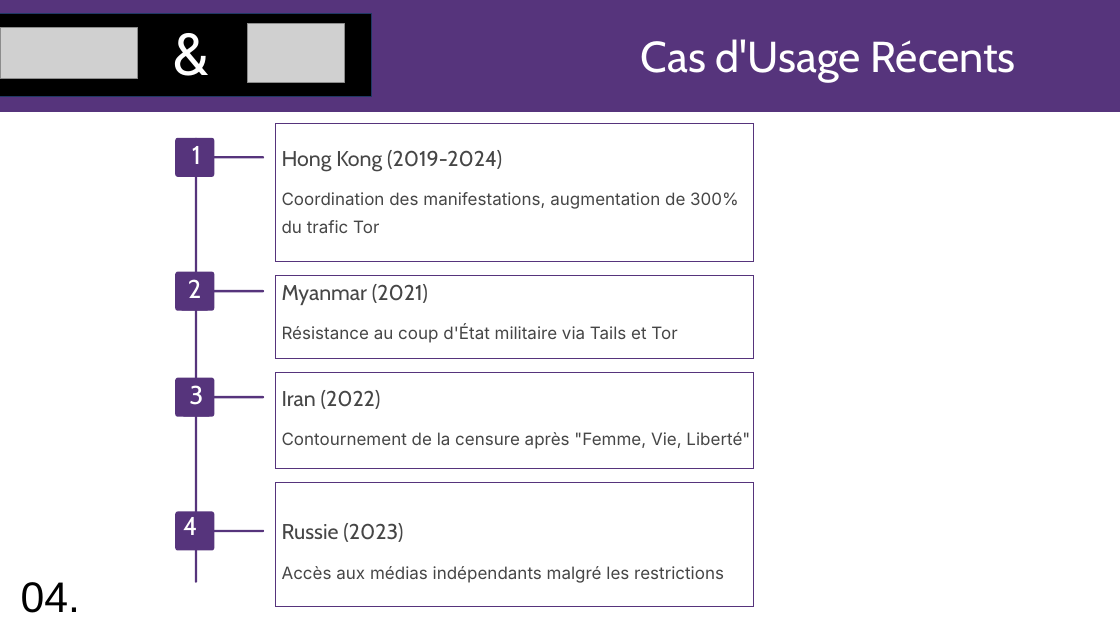
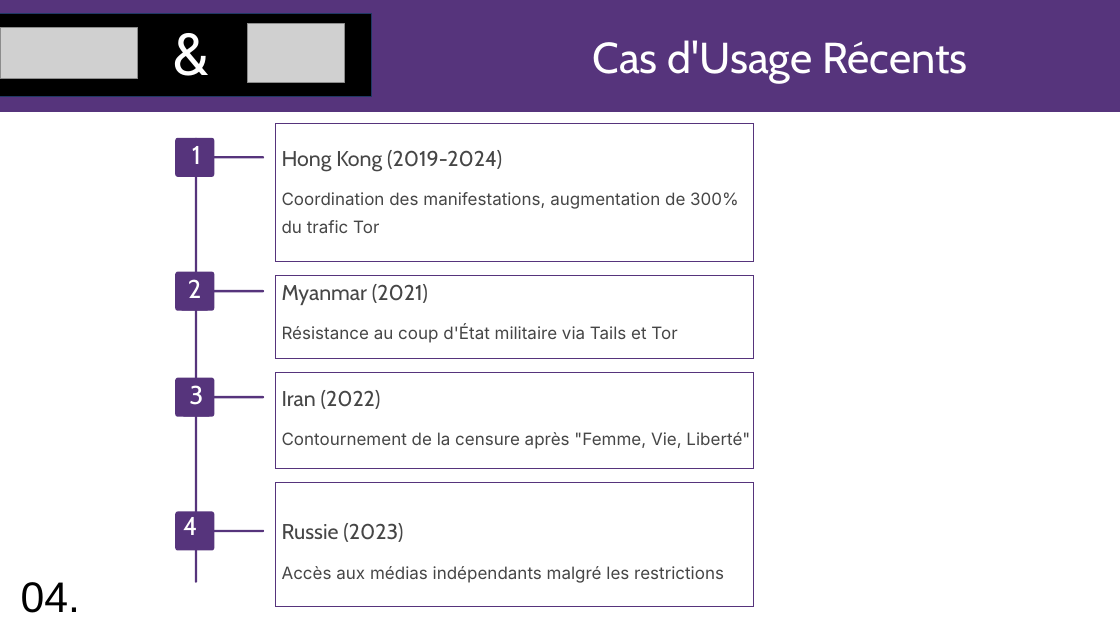
Before and after one commit to yallali-iut90/truc-de-cour-, a slide deck: slide 6 of Tails-et-Tor-Aspects-Techniques-et-Politiques (4).odp. Drawn at 1120x630 pixels with LibreOffice and Linux fonts; fonts in the diff are those of the drawing; grey boxes stand for pictures; background and template pictures are left out. Boxes give left, top, right and bottom in pixels: in the first picture for what was removed or moved away, otherwise in the second. Text is boxed around its words. In the diff, an @@ line names an element or a change of style, - is before the commit and + after.

```diff
--- a/Tails-et-Tor-Aspects-Techniques-et-Politiques (4).odp
+++ b/Tails-et-Tor-Aspects-Techniques-et-Politiques (4).odp
@@ text "Cas d'Usage Récents": place and size @@
-text "Cas d'Usage Récents" at [641, 39, 1016, 83]
+text "Cas d'Usage Récents" at [593, 40, 967, 84]
```
Also in this commit, not shown: 6 other slides changed.
